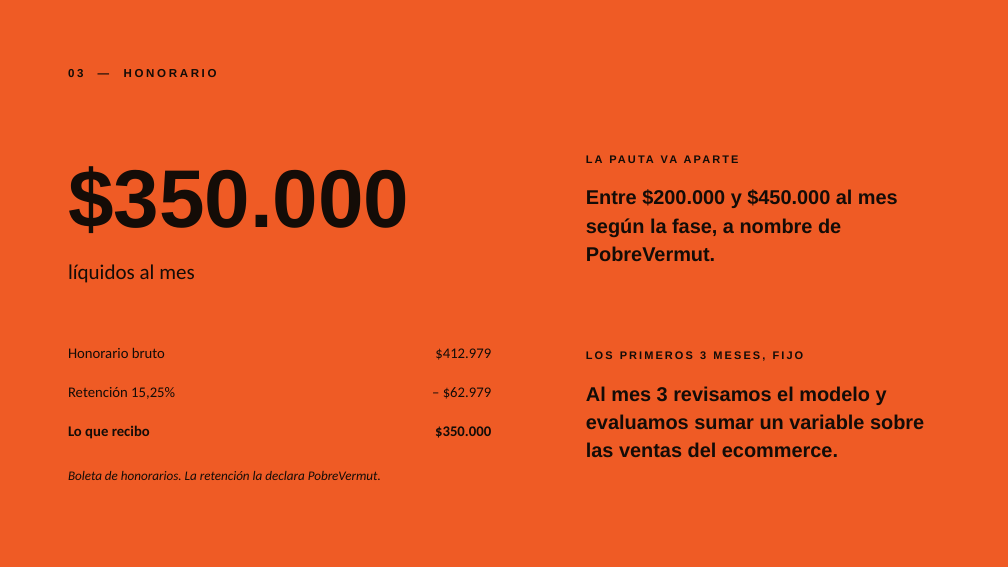
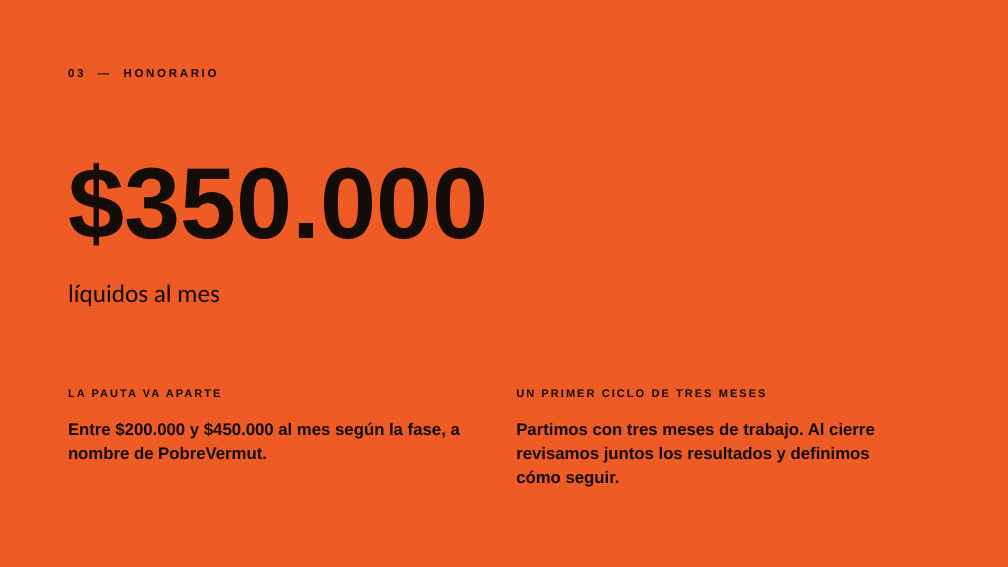
Before and after one commit to ScottishGrimReaper/Gmb-Aagent, a slide deck: slide 4 of propuestas/pobrevermut/PobreVermut - Propuesta Campanas 2026.pptx. Drawn at 1008x567 pixels with LibreOffice and Linux fonts; fonts in the diff are those of the drawing. Boxes give left, top, right and bottom in pixels: in the first picture for what was removed or moved away, otherwise in the second. Text is boxed around its words. In the diff, an @@ line names an element or a change of style, - is before the commit and + after.

```diff
--- a/propuestas/pobrevermut/PobreVermut - Propuesta Campanas 2026.pptx
+++ b/propuestas/pobrevermut/PobreVermut - Propuesta Campanas 2026.pptx
@@ text "$350.000" at (68, 163, 488, 246): size 78 to 96 pt @@
@@ text "líquidos al mes": place and size @@
-text "líquidos al mes" at (68, 264, 194, 283)
+text "líquidos al mes" at (68, 284, 220, 306)
@@ text "líquidos al mes" at (68, 284, 220, 306): size 20 to 24 pt @@
@@ text removed at (68, 347, 165, 358) @@
-Honorario bruto
@@ text removed at (435, 348, 491, 360) @@
-$412.979
@@ text removed at (586, 351, 804, 361) @@
-LOS PRIMEROS 3 MESES, FIJO
@@ text "LA PAUTA VA APARTE": place and size @@
-text "LA PAUTA VA APARTE" at (661, 155, 678, 163)
+text "LA PAUTA VA APARTE" at (143, 389, 160, 397)
@@ text removed at (68, 387, 175, 399) @@
-Retención 15,25%
@@ text removed at (443, 387, 491, 399) @@
-– $62.979
@@ text added at (516, 389, 766, 397), 10.5 pt, text #140C07, bold @@
+UN PRIMER CICLO DE TRES MESES
@@ text removed at (586, 386, 924, 458) @@
-Al mes 3 revisamos el modelo y evaluamos sumar un variable sobre las ventas del ecommerce.
@@ text "Entre $200.000 y $450.000 al ...": place and size @@
-text "Entre $200.000 y $450.000 al ..." at (586, 189, 898, 261)
+text "Entre $200.000 y $450.000 al ..." at (68, 422, 460, 459)
@@ text "Entre $200.000 y $450.000 al ..." at (68, 422, 460, 459): size 19 to 16 pt; line spacing 1.18 to 1.2 @@
@@ text removed at (68, 425, 150, 439) @@
-Lo que recibo
@@ text removed at (435, 426, 491, 438) @@
-$350.000
@@ text added at (516, 423, 875, 487), 16 pt, text #140C07, bold @@
+Partimos con tres meses de trabajo. Al cierre revisamos juntos los resultados y definimos cómo seguir.
@@ text removed at (68, 471, 381, 480) @@
-Boleta de honorarios. La retención la declara PobreVermut.
```
Also in this commit, not shown: 2 other slides changed, 1 slide added, 1 slide removed, 2 other files.
